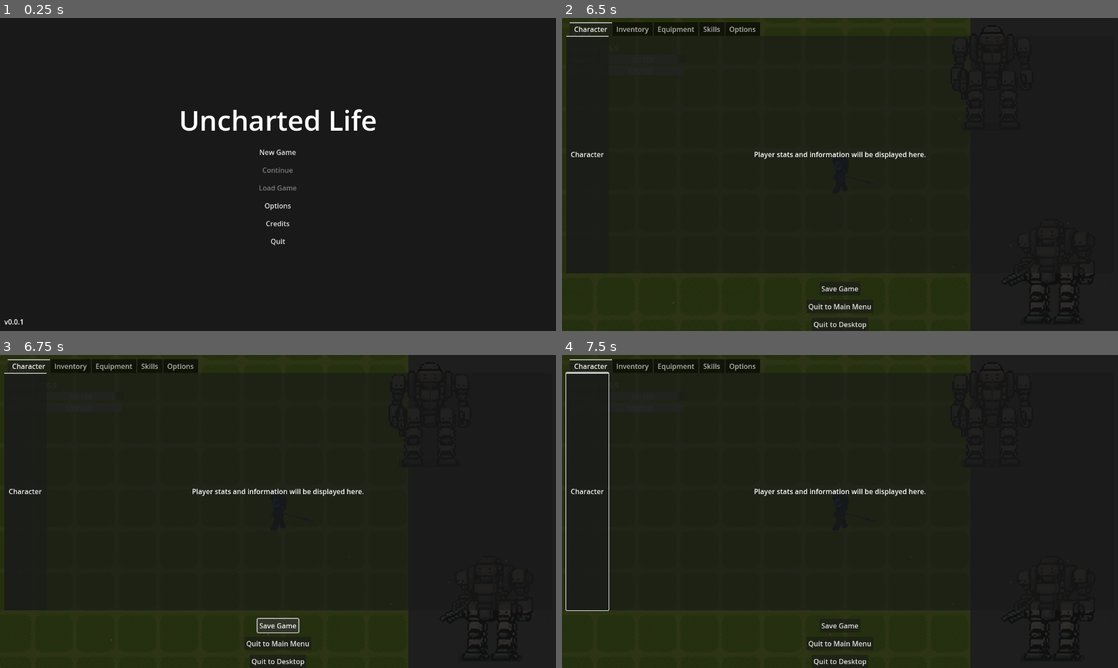
Above: before the commit, frames 1-4 (two rows, left to right).
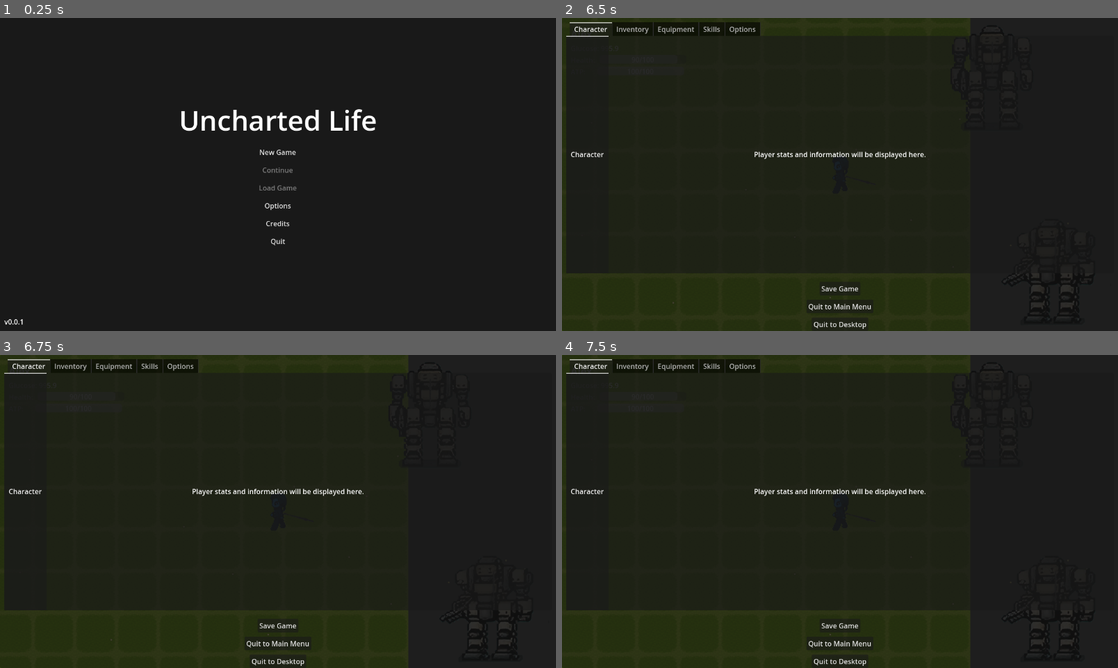
Above: after the commit, the same moments.

Repository: liup215/UnchartedLife
Game: Godot game, scene res://ui/main_menu/main_menu.tscn
Two runs of this game, one before a commit and one after it. Both use one fixed random seed, a clock stepped at 60 frames per second and the inputs below.
Inputs (mouse positions are in pixels of both pictures, inside the frame that each line leads up to):
- Up to frame 1 (0.25 s): no input
- Up to frame 2 (6.5 s): click "New Game" at 0.5 s; click (840, 177) at 1.27 s; type "Alex" at 1.35 s; click "Start Game" at 2 s; tap Enter at 2.75 s; move the mouse to (962, 158) at 2.77 s; hold D (turn_right) 2.78-3.53 s; tap E (enter_vehicle) at 2.85, 5.85 s; click (962, 158) at 2.92 s; move the mouse to (728, 190) at 3.52 s; hold S (move_backward) 3.53-4.28 s; click (728, 190) at 3.6 s; move the mouse to (895, 105) at 4.27 s; hold D (turn_right) 4.28-5.03 s; right-click (895, 105) at 4.35 s; click (895, 105) at 4.42 s; move the mouse to (812, 237) at 5.02 s; hold W (move_forward) 5.03-5.78 s; tap Shift (shift) at 5.1 s; click (812, 237) at 5.17 s; move the mouse to (1006, 221) at 5.77 s; hold A (turn_left) from 5.78 s (still down); click (1006, 221) at 5.92 s; tap Escape (ui_cancel) at 6.4 s
- Up to frame 3 (6.75 s): release A (turn_left) at 6.5 s; click "Save Game" at 6.5 s
- Up to frame 4 (7.5 s): move the mouse to (673, 464) at 7.27 s; hold A (turn_left) from 7.28 s (still down); click (673, 464) at 7.35 s

Frames 1-2 are identical in both runs. In frame 3, less than 0.1% of the frame differs, in the area x 46-54%, y 84-89%; in frame 4, 0.2%, in the area x 0-9%, y 5-82%.
Error before the commit: Invalid access to property or key 'current_save_slot_id' on a base object of type 'Node (player_data_global.gd)'. (res://ui/system_menu/system_menu.gd:13)

Commit message:
feat: Implement inventory system with UI integration and item management

Diff:
--- /dev/null
+++ b/data/definitions/inventory_data.gd
@@ -0,0 +1,105 @@
+# InventoryData.gd
+# Inventory resource using resource_path as key for efficient lookup
+
+extends Resource
+class_name InventoryData
+
+# InventorySlotData class for strong typing
+class InventorySlotData:
+	var item: ItemData
+	var quantity: int
+
+	func _init(_item: ItemData, _quantity: int = 1) -> void:
+		item = _item
+		quantity = _quantity
+
+@export var capacity: int = 30
+@export var is_unlimited: bool = false
+# slots is a Dictionary: key -> InventorySlotData
+@export var slots: Dictionary = {}
+
+func _init() -> void:
+	slots = {}
+
+func _key_base(item: ItemData) -> String:
+	if item == null:
+		return ""
+	if item.resource_path != "":
+		return item.resource_path
+	return "inst://" + str(item.get_instance_id())
+
+func add_item(item: ItemData, amount: int = 1) -> bool:
+	if item == null or amount <= 0:
+		return false
+	var base := _key_base(item)
+	if item.stackable:
+		# single entry per item type, accumulate quantity
+		if slots.has(base):
+			var slot: InventorySlotData = slots[base]
+			slot.quantity += amount
+			return true
+		else:
+			if not is_unlimited and slots.size() >= capacity:
+				return false
+			slots[base] = InventorySlotData.new(item, amount)
+			return true
+	else:
+		# non-stackable: each unit occupies its own slot (unique key)
+		while amount > 0:
+			if (not is_unlimited) and slots.size() >= capacity:
+				print("Inventory full, cannot add more non-stackable items.")
+				return false
+			var unique_key := base + ":" + str(Time.get_unix_time_from_system()) + ":" + str(randi())
+			slots[unique_key] = InventorySlotData.new(item, 1)
+			amount -= 1
+		return true
+
+func remove_item(item: ItemData, amount: int = 1) -> bool:
+	if item == null or amount <= 0:
+		return false
+	var base := _key_base(item)
+	if item.stackable:
+		if not slots.has(base):
+			return false
+		var slot: InventorySlotData = slots[base]
+		var take: int = min(amount, slot.quantity)
+		slot.quantity -= take
+		if slot.quantity <= 0:
+			slots.erase(base)
+		return take == amount
+	else:
+		# remove matching instance entries until amount satisfied
+		var removed := 0
+		var keys := slots.keys()
+		for k in keys:
+			if removed >= amount:
+				break
+			var slot = slots.get(k)
+			if typeof(slot) == TYPE_OBJECT and slot.item == item:
+				slots.erase(k)
+				removed += 1
+		return removed == amount
+
+func get_total_count(item: ItemData) -> int:
+	if item == null:
+		return 0
+	var base := _key_base(item)
+	if item.stackable:
+		if slots.has(base):
+			return slots[base].quantity
+		return 0
+	else:
+		var total := 0
+		for k in slots.keys():
+			var slot = slots.get(k)
+			if typeof(slot) == TYPE_OBJECT and slot.item == item:
+				total += slot.quantity
+		return total
+
+func clear() -> void:
+	slots.clear()
+
+class InventorySlotKeys:
+	const KEY = "key"
+	const ITEM_PATH = "item_path"
+	const QUANTITY = "quantity"
--- /dev/null
+++ b/data/definitions/player_inventory.tres
@@ -0,0 +1,6 @@
+[gd_resource type="Resource" script_class="InventoryData" load_steps=2 format=3]
+
+[ext_resource type="Script" path="res://data/definitions/inventory_data.gd" id="1_6t5ek"]
+
+[resource]
+script = ExtResource("1_6t5ek")
--- /dev/null
+++ b/data/inventory/player_weapon_inventory.tres
@@ -0,0 +1,8 @@
+[gd_resource type="Resource" script_class="InventoryData" load_steps=2 format=3 uid="uid://b2yjbyd4a36sg"]
+
+[ext_resource type="Script" uid="uid://dgw7bafww1182" path="res://data/definitions/inventory_data.gd" id="1_fc0yv"]
+
+[resource]
+script = ExtResource("1_fc0yv")
+is_unlimited = true
+metadata/_custom_type_script = "uid://dgw7bafww1182"
--- /dev/null
+++ b/data/items/gun.tres
@@ -0,0 +1,12 @@
+[gd_resource type="Resource" script_class="ItemData" load_steps=3 format=3 uid="uid://cpfkvh3eeqfab"]
+
+[ext_resource type="Script" uid="uid://by6ym07087qd4" path="res://data/definitions/item_data.gd" id="1"]
+[ext_resource type="Texture2D" uid="uid://chbcpfty3e6eg" path="res://assets/sprites/machine_gun.png" id="1_n8ruv"]
+
+[resource]
+script = ExtResource("1")
+item_name = "gun"
+item_type = 0
+description = "A basic firearm weapon."
+icon = ExtResource("1_n8ruv")
+stackable = true
--- a/project.godot
+++ b/project.godot
@@ -22,6 +22,7 @@
 PlayerData="*res://data/definitions/player_data_global.gd"
 SaveManager="*res://systems/save_manager.gd"
 MapManager="*res://systems/map_manager.gd"
+InventoryManager="*res://systems/inventory_manager.gd"
 
 [display]
 
--- /dev/null
+++ b/systems/inventory_manager.gd
@@ -0,0 +1,50 @@
+# InventoryManager.gd
+# Global singleton for managing player inventory
+
+extends Node
+
+@export var inventory: Resource
+
+func _ready():
+	# Load or create inventory resource
+	var inv_path = "res://data/inventory/player_weapon_inventory.tres"
+	if ResourceLoader.exists(inv_path):
+		inventory = load(inv_path)
+	else:
+		inventory = load("res://data/definitions/inventory_data.gd").new()
+		inventory.is_unlimited = true
+		ResourceSaver.save(inventory, inv_path, ResourceSaver.FLAG_RELATIVE_PATHS)
+
+func add_item(item: ItemData, amount: int = 1) -> bool:
+	if inventory:
+		return inventory.add_item(item, amount)
+	return false
+
+func remove_item(item: ItemData, amount: int = 1) -> bool:
+	if inventory:
+		return inventory.remove_item(item, amount)
+	return false
+
+func get_total_count(item: ItemData) -> int:
+	if inventory:
+		return inventory.get_total_count(item)
+	return 0
+
+func clear_inventory():
+	if inventory:
+		inventory.clear()
+
+func get_inventory_slots() -> Dictionary:
+	if inventory:
+		return inventory.slots
+	return {}
+
+func get_inventory_capacity() -> int:
+	if inventory:
+		return inventory.capacity
+	return 0
+
+func is_inventory_unlimited() -> bool:
+	if inventory:
+		return inventory.is_unlimited
+	return false
--- /dev/null
+++ b/tests/backpack_test.gd
@@ -0,0 +1,33 @@
+# backpack_test.gd
+# 测试场景脚本：用于验证背包系统功能
+
+extends Node2D
+
+@onready var backpack_ui = preload("res://ui/backpack/backpack_ui.tscn").instantiate()
+@onready var btn_add = Button.new()
+@onready var btn_remove = Button.new()
+
+func _ready():
+	add_child(backpack_ui)
+	btn_add.text = "添加物品"
+	btn_remove.text = "移除物品"
+	btn_add.position = Vector2(20, 400)
+	btn_remove.position = Vector2(150, 400)
+	add_child(btn_add)
+	add_child(btn_remove)
+	btn_add.connect("pressed", Callable(self, "_on_add_item_pressed"))
+	btn_remove.connect("pressed", Callable(self, "_on_remove_item_pressed"))
+
+func _on_add_item_pressed():
+	var gun_path = "res://data/items/gun.tres"
+	if ResourceLoader.exists(gun_path):
+		var gun_item = load(gun_path)
+		InventoryManager.add_item(gun_item, 1)
+		backpack_ui.update_inventory()
+
+func _on_remove_item_pressed():
+	var item_path = "res://data/items/gun.tres"
+	if ResourceLoader.exists(item_path):
+		var item = load(item_path)
+		InventoryManager.remove_item(item, 1)
+		backpack_ui.update_inventory()
--- /dev/null
+++ b/tests/backpack_test.tscn
@@ -0,0 +1,9 @@
+[gd_scene load_steps=3 format=3 uid="uid://bmv6b42cuumyl"]
+
+[ext_resource type="Script" uid="uid://cffejeugj1k4k" path="res://tests/backpack_test.gd" id="1_5rxtm"]
+[ext_resource type="PackedScene" uid="uid://dqqvgymk8llub" path="res://ui/backpack/backpack_ui.tscn" id="2_fc6hf"]
+
+[node name="BackpackTest" type="Node2D"]
+script = ExtResource("1_5rxtm")
+
+[node name="Backpack" parent="." instance=ExtResource("2_fc6hf")]
--- /dev/null
+++ b/ui/backpack/backpack_ui.gd
@@ -0,0 +1,36 @@
+# BackpackUI.gd
+# UI logic for displaying and interacting with the player's inventory
+
+extends Control
+
+@onready var grid: GridContainer = $ScrollContainer/GridContainer
+
+func _ready():
+	update_inventory()
+
+func update_inventory():
+	# 移除所有子节点
+	for child in grid.get_children():
+		grid.remove_child(child)
+		child.queue_free()
+	var manager = get_node("/root/InventoryManager")
+	if not manager or not manager.inventory:
+		return
+	var slots_dict = manager.get_inventory_slots()
+	for slot in slots_dict.values():
+		var item_slot_scene = preload("res://ui/backpack/item_slot.tscn")
+		var item_slot = item_slot_scene.instantiate()
+		grid.add_child(item_slot)
+		item_slot.set_slot_data(slot)
+		item_slot.slot_clicked.connect(_on_item_slot_clicked)
+
+	# 可扩展：显示数量、点击交互等
+# 可扩展：显示数量、点击交互等
+
+var selected_slot: Control = null
+
+func _on_item_slot_clicked(slot: Control):
+	if selected_slot:
+		selected_slot.deselect()
+	selected_slot = slot
+	selected_slot.select()
--- /dev/null
+++ b/ui/backpack/backpack_ui.tscn
@@ -0,0 +1,17 @@
+[gd_scene load_steps=2 format=3 uid="uid://dqqvgymk8llub"]
+
+[ext_resource type="Script" uid="uid://cm76jo3t67p7r" path="res://ui/backpack/backpack_ui.gd" id="1_rvkhq"]
+
+[node name="Backpack" type="Control"]
+layout_mode = 3
+anchors_preset = 0
+script = ExtResource("1_rvkhq")
+
+[node name="ScrollContainer" type="ScrollContainer" parent="."]
+layout_mode = 0
+offset_right = 404.0
+offset_bottom = 727.0
+
+[node name="GridContainer" type="GridContainer" parent="ScrollContainer"]
+layout_mode = 2
+columns = 5
--- /dev/null
+++ b/ui/backpack/item_slot.gd
@@ -0,0 +1,58 @@
+# item_slot.gd
+extends PanelContainer
+
+# 当这个物品槽被点击时发出信号，并把自身作为参数传递出去
+signal slot_clicked(slot: Control)
+
+@onready var icon_rect: TextureRect = $Icon
+@onready var quantity_label: Label = $QuantityLabel
+@onready var selection_border: Panel = $SelectionBorder
+
+var item_data: ItemData
+
+func _ready():
+	# 无需手动连接，直接使用 _gui_input 回调
+	pass
+
+# 用从背包数据传来的信息来填充UI
+func set_slot_data(slot_info):
+	if not slot_info or slot_info.item == null:
+		# 如果没有数据，则清空这个槽
+		icon_rect.texture = null
+		quantity_label.text = ""
+		item_data = null
+		return
+
+	self.item_data = slot_info.item
+	var quantity = slot_info.quantity
+
+	if item_data == null:
+		icon_rect.texture = null
+		tooltip_text = ""
+	else:
+		var icon = item_data.icon
+		if icon and typeof(icon) == TYPE_OBJECT:
+			icon_rect.texture = icon
+			tooltip_text = item_data.item_name
+
+	if quantity > 1:
+		quantity_label.text = str(quantity)
+	else:
+		quantity_label.text = ""
+
+# 当被选中时，显示边框
+func select():
+	selection_border.modulate.a = 1.0
+
+# 当取消选中时，隐藏边框
+func deselect():
+	selection_border.modulate.a = 0.0
+
+# 处理鼠标输入
+func _gui_input(event: InputEvent):
+	# 检查是否是鼠标左键按下事件
+	if event is InputEventMouseButton and event.button_index == MOUSE_BUTTON_LEFT and event.is_pressed():
+		# 发出信号，通知父节点（BackpackUI）“我被点击了”
+		slot_clicked.emit(self)
+		# 接受事件，防止事件继续向上传播
+		accept_event()
--- /dev/null
+++ b/ui/backpack/item_slot.tscn
@@ -0,0 +1,26 @@
+[gd_scene load_steps=2 format=3 uid="uid://jv5gj7mh6jao"]
+
+[ext_resource type="Script" uid="uid://cuyip1vd045pj" path="res://ui/backpack/item_slot.gd" id="1_xraox"]
+
+[node name="ItemSlot" type="PanelContainer"]
+custom_minimum_size = Vector2(64, 64)
+offset_right = 64.0
+offset_bottom = 64.0
+script = ExtResource("1_xraox")
+
+[node name="Icon" type="TextureRect" parent="."]
+custom_minimum_size = Vector2(64, 64)
+layout_mode = 2
+mouse_filter = 2
+stretch_mode = 5
+
+[node name="QuantityLabel" type="Label" parent="."]
+layout_mode = 2
+theme_override_colors/font_outline_color = Color(0.9166399, 0.91663986, 0.9166398, 1)
+horizontal_alignment = 2
+vertical_alignment = 2
+
+[node name="SelectionBorder" type="Panel" parent="."]
+modulate = Color(1, 1, 1, 0)
+layout_mode = 2
+mouse_filter = 2
--- a/ui/system_menu/system_menu.gd
+++ b/ui/system_menu/system_menu.gd
@@ -5,35 +5,37 @@
 @onready var quit_to_desktop_button: Button = $Panel/VBoxContainer/QuitToDesktopButton
 
 func _ready():
-	save_game_button.pressed.connect(_on_save_game_pressed)
-	quit_to_menu_button.pressed.connect(_on_quit_to_menu_pressed)
-	quit_to_desktop_button.pressed.connect(_on_quit_to_desktop_pressed)
+    save_game_button.pressed.connect(_on_save_game_pressed)
+    quit_to_menu_button.pressed.connect(_on_quit_to_menu_pressed)
+    quit_to_desktop_button.pressed.connect(_on_quit_to_desktop_pressed)
+    # 添加背包UI
+    var backpack_ui_scene = preload("res://ui/backpack/backpack_ui.tscn")
+    var backpack_ui = backpack_ui_scene.instantiate()
+    $Panel.add_child(backpack_ui)
 
 func _on_save_game_pressed():
-	if PlayerData.current_save_slot_id.is_empty():
-		PlayerData.current_save_slot_id = SaveManager.create_new_slot_id()
-
-	SaveManager.save_game(PlayerData.current_save_slot_id)
-
-	# Optionally, give feedback to the player
-	# e.g., show a "Game Saved!" label for a second.
-	print("Game saved to slot: %s" % PlayerData.current_save_slot_id)
-	close_menu()
+    if PlayerData.current_save_slot_id.is_empty():
+        PlayerData.current_save_slot_id = SaveManager.create_new_slot_id()
+    SaveManager.save_game(PlayerData.current_save_slot_id)
+    # Optionally, give feedback to the player
+    # e.g., show a "Game Saved!" label for a second.
+    print("Game saved to slot: %s" % PlayerData.current_save_slot_id)
+    close_menu()
 
 func _on_quit_to_menu_pressed():
-	# IMPORTANT: Unpause the game before changing scenes
-	get_tree().paused = false
-	get_tree().change_scene_to_file("res://ui/main_menu/main_menu.tscn")
+    # IMPORTANT: Unpause the game before changing scenes
+    get_tree().paused = false
+    get_tree().change_scene_to_file("res://ui/main_menu/main_menu.tscn")
 
 func _on_quit_to_desktop_pressed():
-	# IMPORTANT: Unpause the game before quitting
-	get_tree().paused = false
-	get_tree().quit()
+    # IMPORTANT: Unpause the game before quitting
+    get_tree().paused = false
+    get_tree().quit()
 
 func open_menu():
-	visible = true
-	get_tree().paused = true
+    visible = true
+    get_tree().paused = true
 
 func close_menu():
-	visible = false
-	get_tree().paused = false
+    visible = false
+    get_tree().paused = false
Not shown, added: data/definitions/inventory_data.gd.uid
Not shown, added: systems/inventory_manager.gd.uid
Not shown, added: tests/backpack_test.gd.uid
Not shown, added: ui/backpack/backpack_ui.gd.uid
Not shown, added: ui/backpack/item_slot.gd.uid
Not shown, added: tests/backpack_test.tscn3938784374.tmp
Not shown, added: tests/backpack_test.tscn3967868821.tmp
